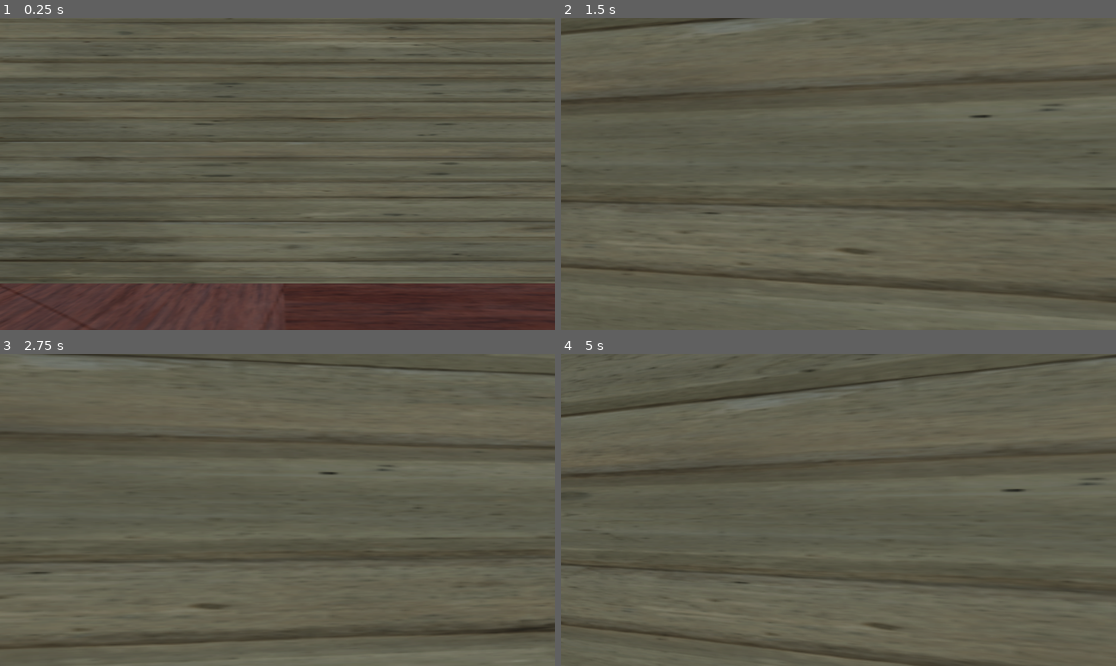
Above: before the commit, frames 1-4 (two rows, left to right).
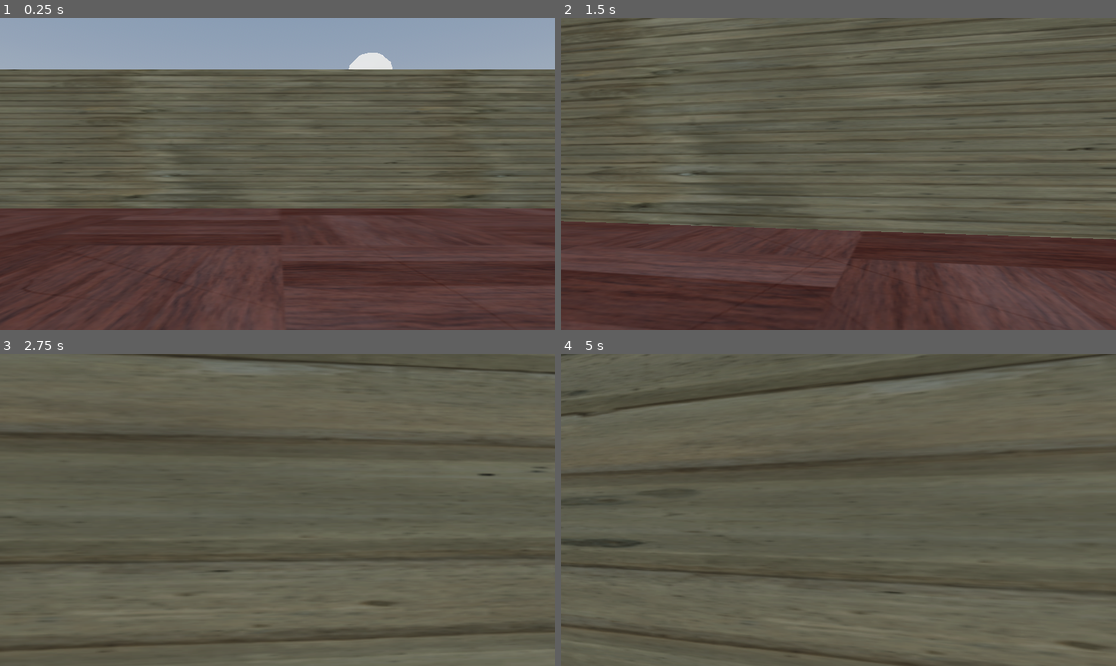
Above: after the commit, the same moments.

Repository: lanceabellanosa/LANCE-S-GODOT-PROJECT
Game: Godot game, scene res://scenes/world.tscn
Two runs of this game, one before a commit and one after it. Both use one fixed random seed, a clock stepped at 60 frames per second and the inputs below.
Inputs (mouse positions are in pixels of both pictures, inside the frame that each line leads up to):
- Up to frame 1 (0.25 s): no input
- Up to frame 2 (1.5 s): tap Enter (ui_accept) at 0.5, 0.6, 0.77, 1.07, 1.35 s; move the mouse to (866, 174) at 0.52 s; hold Up (ui_up) from 0.53 s (still down); move the mouse to (810, 174) at 1.27 s
- Up to frame 3 (2.75 s): keep holding Up (ui_up); tap Enter (ui_accept) at 1.52, 1.82, 2.1 s; move the mouse to (288, 503) at 2.02 s
- Up to frame 4 (5 s): keep holding Up (ui_up); move the mouse to (832, 516) at 2.77 s; tap Enter (ui_accept) at 2.85, 3.02, 3.32, 3.6, 3.77, 4.07, 4.35, 4.52, 4.82 s; move the mouse to (877, 513) at 3.52 s; move the mouse to (794, 506) at 4.27 s

The runs differ from the first frame. In frame 1, 42% of the frame differs, in the area x 0-100%, y 0-100%; in frame 2, 35%; in frame 3, 1.5%; in frame 4, 1.8%.

Commit message:
godot file

Diff:
--- a/project.godot
+++ b/project.godot
@@ -45,6 +45,11 @@
 , Object(InputEventKey,"resource_local_to_scene":false,"resource_name":"","device":-1,"window_id":0,"alt_pressed":false …(186 unchanged characters)…
 ]
 }
+Sprint={
+"deadzone": 0.2,
+"events": [Object(InputEventKey,"resource_local_to_scene":false,"resource_name":"","device":-1,"window_id":0,"alt_pressed":false,"shift_pressed":false,"ctrl_pressed":false,"meta_pressed":false,"pressed":false,"keycode":0,"physical_keycode":89,"key_label":0,"unicode":121,"location":0,"echo":false,"script":null)
+]
+}
 
 [physics]
 
--- /dev/null
+++ b/scenes/player.gd
@@ -0,0 +1,28 @@
+extends CharacterBody3D
+
+
+const SPEED = 5.0
+const JUMP_VELOCITY = 4.5
+
+
+func _physics_process(delta: float) -> void:
+	# Add the gravity.
+	if not is_on_floor():
+		velocity += get_gravity() * delta
+
+	# Handle jump.
+	if Input.is_action_just_pressed("ui_accept") and is_on_floor():
+		velocity.y = JUMP_VELOCITY
+
+	# Get the input direction and handle the movement/deceleration.
+	# As good practice, you should replace UI actions with custom gameplay actions.
+	var input_dir := Input.get_vector("ui_left", "ui_right", "ui_up", "ui_down")
+	var direction := (transform.basis * Vector3(input_dir.x, 0, input_dir.y)).normalized()
+	if direction:
+		velocity.x = direction.x * SPEED
+		velocity.z = direction.z * SPEED
+	else:
+		velocity.x = move_toward(velocity.x, 0, SPEED)
+		velocity.z = move_toward(velocity.z, 0, SPEED)
+
+	move_and_slide()
--- a/scenes/world.tscn
+++ b/scenes/world.tscn
@@ -44,19 +44,29 @@
 [sub_resource type="ConcavePolygonShape3D" id="ConcavePolygonShape3D_71j4m"]
 data = PackedVector3Array(-0.5, -2, 13.276611, -0.5, -2, -13.276611, -0.5, 2, -13.276611, 0.5, -2, -13.276611, -0.5, -2 …(644 unchanged characters)…
 
-[sub_resource type="StandardMaterial3D" id="StandardMaterial3D_71j4m"]
-albedo_texture = ExtResource("3_k0juu")
-albedo_texture_force_srgb = true
-
-[sub_resource type="StandardMaterial3D" id="StandardMaterial3D_qfnet"]
+[sub_resource type="StandardMaterial3D" id="StandardMaterial3D_i7141"]
 albedo_texture = ExtResource("3_k0juu")
 albedo_texture_force_srgb = true
 
 [sub_resource type="ConcavePolygonShape3D" id="ConcavePolygonShape3D_i7141"]
 data = PackedVector3Array(-0.5, -2, 6.2526855, -0.5, -2, -6.2526855, -0.5, 2, -6.2526855, 0.5, -2, -6.2526855, -0.5, -2 …(644 unchanged characters)…
 
+[sub_resource type="StandardMaterial3D" id="StandardMaterial3D_71j4m"]
+albedo_texture = ExtResource("3_k0juu")
+albedo_texture_force_srgb = true
+
+[sub_resource type="StandardMaterial3D" id="StandardMaterial3D_qfnet"]
+albedo_texture = ExtResource("3_k0juu")
+albedo_texture_force_srgb = true
+
 [sub_resource type="ConcavePolygonShape3D" id="ConcavePolygonShape3D_qfnet"]
 data = PackedVector3Array(-0.5, -2, 19.994446, -0.5, -2, -19.994446, -0.5, 2, -19.994446, 0.5, -2, -19.994446, -0.5, -2 …(644 unchanged characters)…
+
+[sub_resource type="ConcavePolygonShape3D" id="ConcavePolygonShape3D_4wyf3"]
+data = PackedVector3Array(-0.5, -2, 5.247856, -0.5, -2, -5.247856, -0.5, 2, -5.247856, 0.5, -2, -5.247856, -0.5, -2, -5.247856, -0.5, -2, 5.247856, -0.5, 2, -5.247856, -0.5, -2, -5.247856, 0.5, -2, -5.247856, -0.5, 2, -5.247856, -0.5, 2, 5.247856, -0.5, -2, 5.247856, -0.5, -2, 5.247856, -0.5, 2, 5.247856, 0.5, 2, 5.247856, 0.5, 2, 5.247856, -0.5, 2, 5.247856, -0.5, 2, -5.247856, -0.5, -2, 5.247856, 0.5, -2, 5.247856, 0.5, -2, -5.247856, 0.5, 2, 5.247856, 0.5, -2, 5.247856, -0.5, -2, 5.247856, 0.5, -2, -5.247856, 0.5, -2, 5.247856, 0.5, 2, 5.247856, 0.5, -2, -5.247856, 0.5, 2, -5.247856, -0.5, 2, -5.247856, -0.5, 2, -5.247856, 0.5, 2, -5.247856, 0.5, 2, 5.247856, 0.5, 2, 5.247856, 0.5, 2, -5.247856, 0.5, -2, -5.247856)
+
+[sub_resource type="ConcavePolygonShape3D" id="ConcavePolygonShape3D_k0juu"]
+data = PackedVector3Array(-0.5, -2, 3.2317772, -0.5, -2, -3.2317772, -0.5, 2, -3.2317772, 0.5, -2, -3.2317772, -0.5, -2, -3.2317772, -0.5, -2, 3.2317772, -0.5, 2, -3.2317772, -0.5, -2, -3.2317772, 0.5, -2, -3.2317772, -0.5, 2, -3.2317772, -0.5, 2, 3.2317772, -0.5, -2, 3.2317772, -0.5, -2, 3.2317772, -0.5, 2, 3.2317772, 0.5, 2, 3.2317772, 0.5, 2, 3.2317772, -0.5, 2, 3.2317772, -0.5, 2, -3.2317772, -0.5, -2, 3.2317772, 0.5, -2, 3.2317772, 0.5, -2, -3.2317772, 0.5, 2, 3.2317772, 0.5, -2, 3.2317772, -0.5, -2, 3.2317772, 0.5, -2, -3.2317772, 0.5, -2, 3.2317772, 0.5, 2, 3.2317772, 0.5, -2, -3.2317772, 0.5, 2, -3.2317772, -0.5, 2, -3.2317772, -0.5, 2, -3.2317772, 0.5, 2, -3.2317772, 0.5, 2, 3.2317772, 0.5, 2, 3.2317772, 0.5, 2, -3.2317772, 0.5, -2, -3.2317772)
 
 [node name="Floor 5" type="Node3D" unique_id=27969865]
 
@@ -68,22 +78,22 @@
 [node name="WorldEnvironment" type="WorldEnvironment" parent="." unique_id=2031102771]
 environment = SubResource("Environment_k0juu")
 
-[node name="player" type="CharacterBody3D" parent="." unique_id=1572183189]
-transform = Transform3D(1, 0, 0, 0, 1, 0, 0, 0, 1, 0, 1.4285998, 7.9935074)
+[node name="player" type="CharacterBody3D" parent="WorldEnvironment" unique_id=1572183189]
+transform = Transform3D(1, 0, 0, 0, 1, 0, 0, 0, 1, 0, 1.4285998, 14.4630165)
 script = ExtResource("1_nnsk1")
 
-[node name="MeshInstance3D" type="MeshInstance3D" parent="player" unique_id=1366885302]
+[node name="MeshInstance3D" type="MeshInstance3D" parent="WorldEnvironment/player" unique_id=1366885302]
 transform = Transform3D(1, 0, 0, 0, 1, 0, 0, 0, 1, 0, 0.9923465, 0)
 mesh = SubResource("CapsuleMesh_71j4m")
 
-[node name="CollisionShape3D" type="CollisionShape3D" parent="player" unique_id=1080958174]
+[node name="CollisionShape3D" type="CollisionShape3D" parent="WorldEnvironment/player" unique_id=1080958174]
 transform = Transform3D(1, 0, 0, 0, 1, 0, 0, 0, 1, 0, 0.9923465, 0)
 shape = SubResource("ConvexPolygonShape3D_rwgxs")
 
-[node name="head" type="Node3D" parent="player" unique_id=817132030]
-
-[node name="Camera3D" type="Camera3D" parent="player/head" unique_id=742072161]
-transform = Transform3D(1, 0, 0, 0, 1, 0, 0, 0, 1, 0, 2.3908286, -0.28260708)
+[node name="head" type="Node3D" parent="WorldEnvironment/player" unique_id=817132030]
+
+[node name="Camera3D" type="Camera3D" parent="WorldEnvironment/player/head" unique_id=742072161]
+transform = Transform3D(1, 0, 0, 0, 1, 0, 0, 0, 1, 0, 2.3908286, -0.18396854)
 keep_aspect = 0
 
 [node name="Moon" type="CSGSphere3D" parent="." unique_id=917903440]
@@ -118,9 +128,9 @@
 
 [node name="CSGBox3D2" type="CSGBox3D" parent="Walls" unique_id=1679433094]
 transform = Transform3D(-1, 0, -8.742278e-08, 0, 1, 0, 8.742278e-08, 0, -1, 12.506133, 2.2381697, -1.2440634)
-material_override = SubResource("StandardMaterial3D_71j4m")
+calculate_tangents = false
 size = Vector3(1, 4, 12.505371)
-material = SubResource("StandardMaterial3D_qfnet")
+material = SubResource("StandardMaterial3D_i7141")
 
 [node name="StaticBody3D" type="StaticBody3D" parent="Walls/CSGBox3D2" unique_id=1356727850]
 
@@ -138,3 +148,63 @@
 [node name="CSGBakedCollisionShape3D" type="CollisionShape3D" parent="Walls/CSGBox3D3/StaticBody3D" unique_id=987335608]
 transform = Transform3D(1, 0, 3.5527137e-15, 0, 1, 0, -3.5527137e-15, 0, 1, 0, 0, 0)
 shape = SubResource("ConcavePolygonShape3D_qfnet")
+
+[node name="CSGBox3D4" type="CSGBox3D" parent="Walls" unique_id=791030658]
+transform = Transform3D(-1.0000001, 0, -8.7422784e-08, 0, 1, 0, 8.7422784e-08, 0, -1.0000001, -19.44719, 2.2381697, -4.315668)
+material_override = SubResource("StandardMaterial3D_71j4m")
+size = Vector3(1, 4, 39.98889)
+material = SubResource("StandardMaterial3D_qfnet")
+
+[node name="StaticBody3D" type="StaticBody3D" parent="Walls/CSGBox3D4" unique_id=1016816194]
+
+[node name="CSGBakedCollisionShape3D" type="CollisionShape3D" parent="Walls/CSGBox3D4/StaticBody3D" unique_id=2007053170]
+transform = Transform3D(1, 0, 3.5527137e-15, 0, 1, 0, -3.5527137e-15, 0, 1, 0, 0, 0)
+shape = SubResource("ConcavePolygonShape3D_qfnet")
+
+[node name="CSGBox3D5" type="CSGBox3D" parent="Walls" unique_id=1357378078]
+transform = Transform3D(-4.3711392e-08, 0, 1.0000001, 0, 1, 0, -1.0000001, 0, -4.3711392e-08, 0.061515808, 2.2381697, -22.930628)
+material_override = SubResource("StandardMaterial3D_71j4m")
+size = Vector3(1, 4, 39.98889)
+material = SubResource("StandardMaterial3D_qfnet")
+
+[node name="StaticBody3D" type="StaticBody3D" parent="Walls/CSGBox3D5" unique_id=1849534755]
+
+[node name="CSGBakedCollisionShape3D" type="CollisionShape3D" parent="Walls/CSGBox3D5/StaticBody3D" unique_id=416267461]
+transform = Transform3D(1, 0, 3.5527137e-15, 0, 1, 0, -3.5527137e-15, 0, 1, 0, 0, 0)
+shape = SubResource("ConcavePolygonShape3D_qfnet")
+
+[node name="CSGBox3D6" type="CSGBox3D" parent="Walls" unique_id=16962723]
+transform = Transform3D(-1.0000001, 0, -8.7422784e-08, 0, 1, 0, 8.7422784e-08, 0, -1.0000001, 19.387926, 2.2381697, -4.2497377)
+material_override = SubResource("StandardMaterial3D_71j4m")
+size = Vector3(1, 4, 39.98889)
+material = SubResource("StandardMaterial3D_qfnet")
+
+[node name="StaticBody3D" type="StaticBody3D" parent="Walls/CSGBox3D6" unique_id=238888072]
+
+[node name="CSGBakedCollisionShape3D" type="CollisionShape3D" parent="Walls/CSGBox3D6/StaticBody3D" unique_id=781149330]
+transform = Transform3D(1, 0, 3.5527137e-15, 0, 1, 0, -3.5527137e-15, 0, 1, 0, 0, 0)
+shape = SubResource("ConcavePolygonShape3D_qfnet")
+
+[node name="CSGBox3D7" type="CSGBox3D" parent="Walls" unique_id=1713408032]
+transform = Transform3D(-4.3711392e-08, 0, 1.0000001, 0, 1, 0, -1.0000001, 0, -4.3711392e-08, 7.7432127, 2.2381697, -7.0442266)
+material_override = SubResource("StandardMaterial3D_71j4m")
+size = Vector3(1, 4, 10.495712)
+material = SubResource("StandardMaterial3D_qfnet")
+
+[node name="StaticBody3D" type="StaticBody3D" parent="Walls/CSGBox3D7" unique_id=404374303]
+
+[node name="CSGBakedCollisionShape3D" type="CollisionShape3D" parent="Walls/CSGBox3D7/StaticBody3D" unique_id=661926041]
+transform = Transform3D(1, 0, 3.5527137e-15, 0, 1, 0, -3.5527137e-15, 0, 1, 0, 0, 0)
+shape = SubResource("ConcavePolygonShape3D_4wyf3")
+
+[node name="CSGBox3D8" type="CSGBox3D" parent="Walls" unique_id=695415403]
+transform = Transform3D(-1.0000001, 0, -8.7422784e-08, 0, 1, 0, 8.7422784e-08, 0, -1.0000001, 2.9954026, 2.2381697, -9.713862)
+material_override = SubResource("StandardMaterial3D_71j4m")
+size = Vector3(1, 4, 6.4635544)
+material = SubResource("StandardMaterial3D_qfnet")
+
+[node name="StaticBody3D" type="StaticBody3D" parent="Walls/CSGBox3D8" unique_id=186030712]
+
+[node name="CSGBakedCollisionShape3D" type="CollisionShape3D" parent="Walls/CSGBox3D8/StaticBody3D" unique_id=622831857]
+transform = Transform3D(1, 0, 7.1054274e-15, 0, 1, 0, -7.1054274e-15, 0, 1, 0, 0, 0)
+shape = SubResource("ConcavePolygonShape3D_k0juu")
Not shown, added: scenes/player.gd.uid
